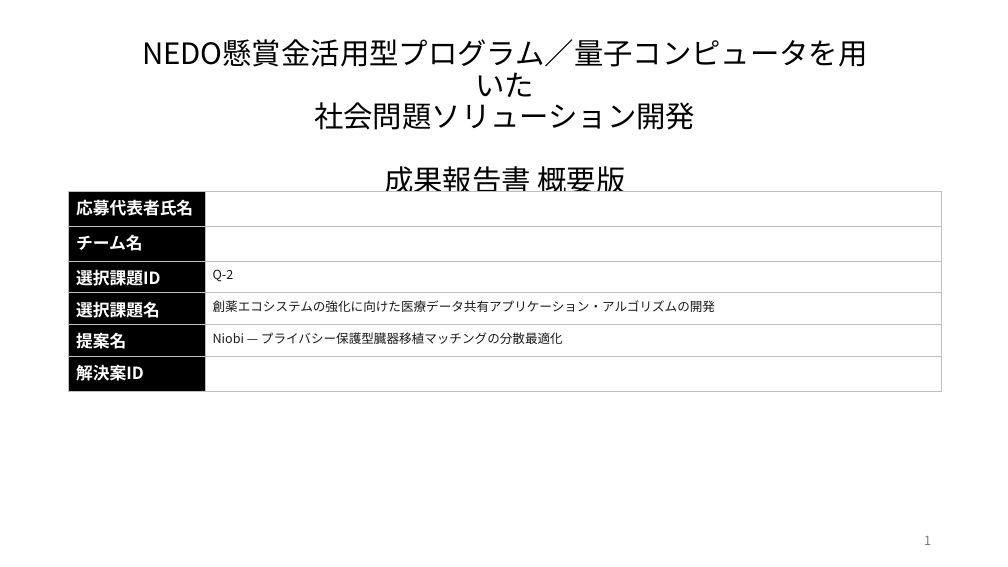
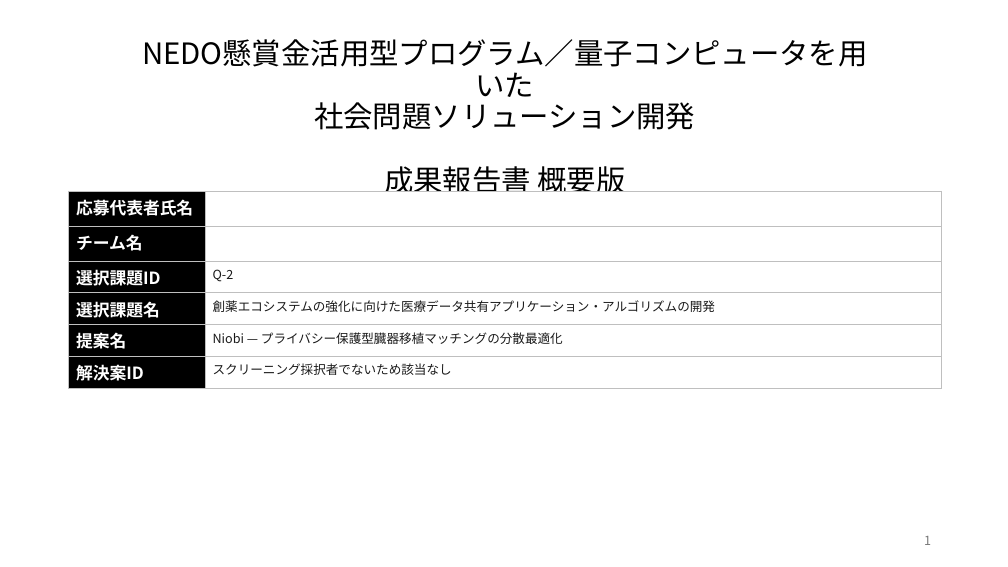
Before and after one commit to Ryujiyasu/niobi, a slide deck: slide 1 of docs/submission/summary_official.pptx. Drawn at 1008x567 pixels with LibreOffice and Linux fonts; fonts in the diff are those of the drawing. Boxes give left, top, right and bottom in pixels: in the first picture for what was removed or moved away, otherwise in the second. Text is boxed around its words. In the diff, an @@ line names an element or a change of style, - is before the commit and + after.

Commit message:
docs: 表紙の解決案IDを「該当なし」表記に（事務局回答）
事務局回答（質問2）に従い、表紙の解決案ID欄を空欄から
「スクリーニング採択者でないため該当なし」に変更（報告書 front-matter ＋ 概要版COVER）。
質問1（氏名・チーム名はテンプレ通り記入）は現状の本編表紙で既に充足。
匿名化は不変（本編表紙=氏名/チーム名、本文・概要版=匿名）。

```diff
--- a/docs/submission/summary_official.pptx
+++ b/docs/submission/summary_official.pptx
@@ table at [69, 191, 942, 385] @@
-row 6, column 2: 
+row 6, column 2: スクリーニング採択者でないため該当なし
```
Also in this commit, not shown: 5 other files.
